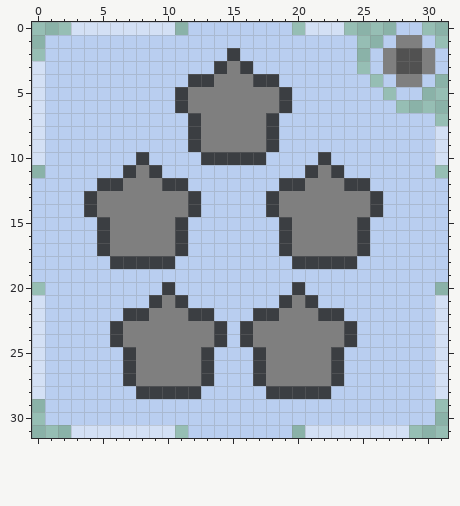
One commit to this pixel-art sprite: Icons/Not Perspective Pegs.png. The first picture shows the starting point.
The file is 32x32 pixels. Colours within 5 levels of each other are drawn and written as one.
Now the later version:
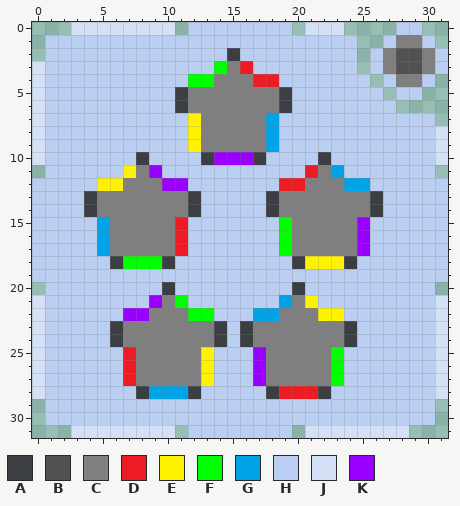
Palette (. is transparent): A #3b3e42  B #515151  C #7f7f7f  D #ed1c24  E #fff200  F #00ff00  G #00a2e8  H #b9cef0  J #d3e0f5  K #9900ff
Change:
Colour A becomes colour D in row 3 at x 16; in row 4 at x 17 to 18; in row 11 at x 21; in row 12 at x 19 to 20; in rows 15 to 17 at x 11; in rows 25 to 27 at x 7.
Colour A becomes colour D in row 28 at x 19 to 21.
Colour A becomes colour E in rows 7 to 9 at x 12; in row 11 at x 7; in row 12 at x 5 to 6; in row 18 at x 21 to 23; in row 21 at x 21; in row 22 at x 22 to 23.
Colour A becomes colour E in rows 25 to 27 at x 13.
Colour A becomes colour F in row 3 at x 14; in row 4 at x 12 to 13; in rows 15 to 17 at x 19; in row 18 at x 7 to 9; in row 21 at x 11; in row 22 at x 12 to 13.
Colour A becomes colour F in rows 25 to 27 at x 23.
Colour A becomes colour G in rows 7 to 9 at x 18; in row 11 at x 23; in row 12 at x 24 to 25; in rows 15 to 17 at x 5; in row 21 at x 19; in row 22 at x 17 to 18.
Colour A becomes colour G in row 28 at x 9 to 11.
Colour A becomes colour K in row 10 at x 14 to 16; in row 11 at x 9; in row 12 at x 10 to 11; in rows 15 to 17 at x 25; in row 21 at x 9; in row 22 at x 7 to 8.
Colour A becomes colour K in rows 25 to 27 at x 17.
